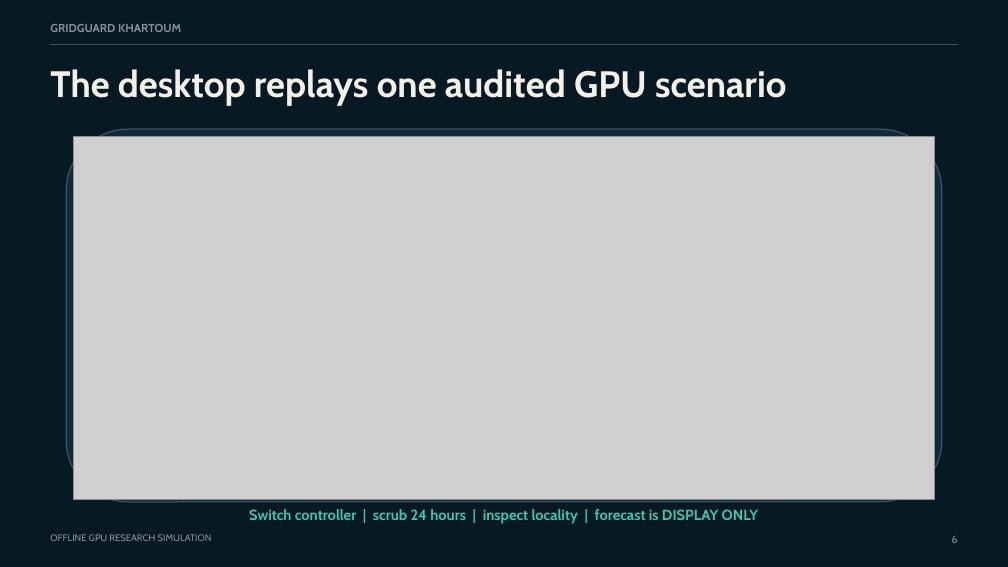
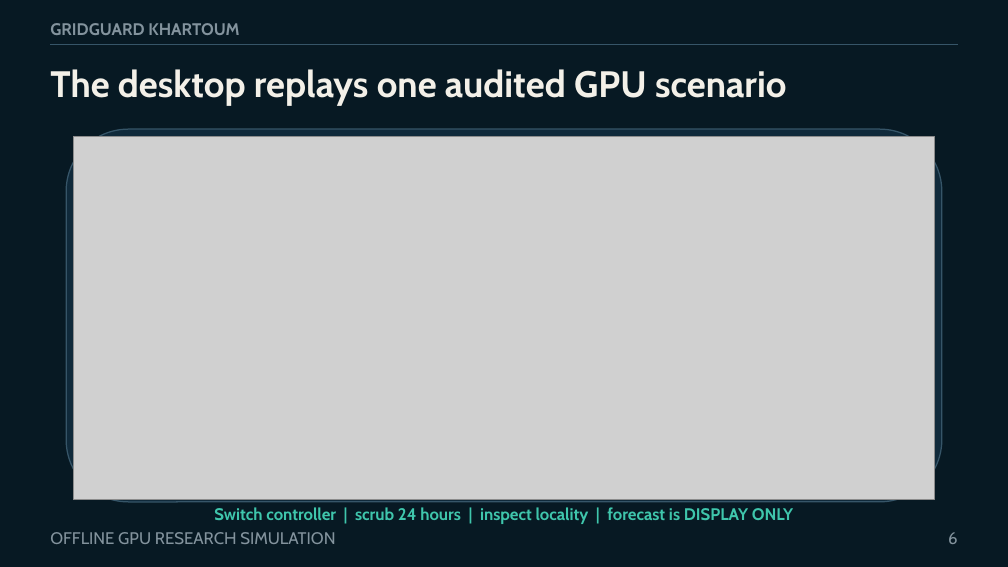
Before and after one commit to boomout2012-afk/gridguard-khartoum, a slide deck: slide 6 of output/presentation/gridguard-khartoum-defense.pptx. Drawn at 1008x567 pixels with LibreOffice and Linux fonts; fonts in the diff are those of the drawing; grey boxes stand for pictures. Boxes give left, top, right and bottom in pixels: in the first picture for what was removed or moved away, otherwise in the second. Text is boxed around its words. In the diff, an @@ line names an element or a change of style, - is before the commit and + after.

```diff
--- a/output/presentation/gridguard-khartoum-defense.pptx
+++ b/output/presentation/gridguard-khartoum-defense.pptx
@@ text "GRIDGUARD KHARTOUM" at (x1=50, y1=23, x2=239, y2=35): size 11 to 16 pt @@
@@ text "Switch controller | scrub 24 ..." moved from (x1=249, y1=509, x2=758, y2=524) to (x1=214, y1=507, x2=793, y2=524) @@
@@ text "Switch controller | scrub 24 ..." at (x1=214, y1=507, x2=793, y2=524): size 14 to 16 pt @@
@@ text "OFFLINE GPU RESEARCH SIMULATION" at (x1=50, y1=532, x2=335, y2=544): size 9 to 16 pt @@
@@ text "6" at (x1=948, y1=532, x2=958, y2=544): size 10 to 16 pt @@
```
Also in this commit, not shown: 11 other slides changed.
